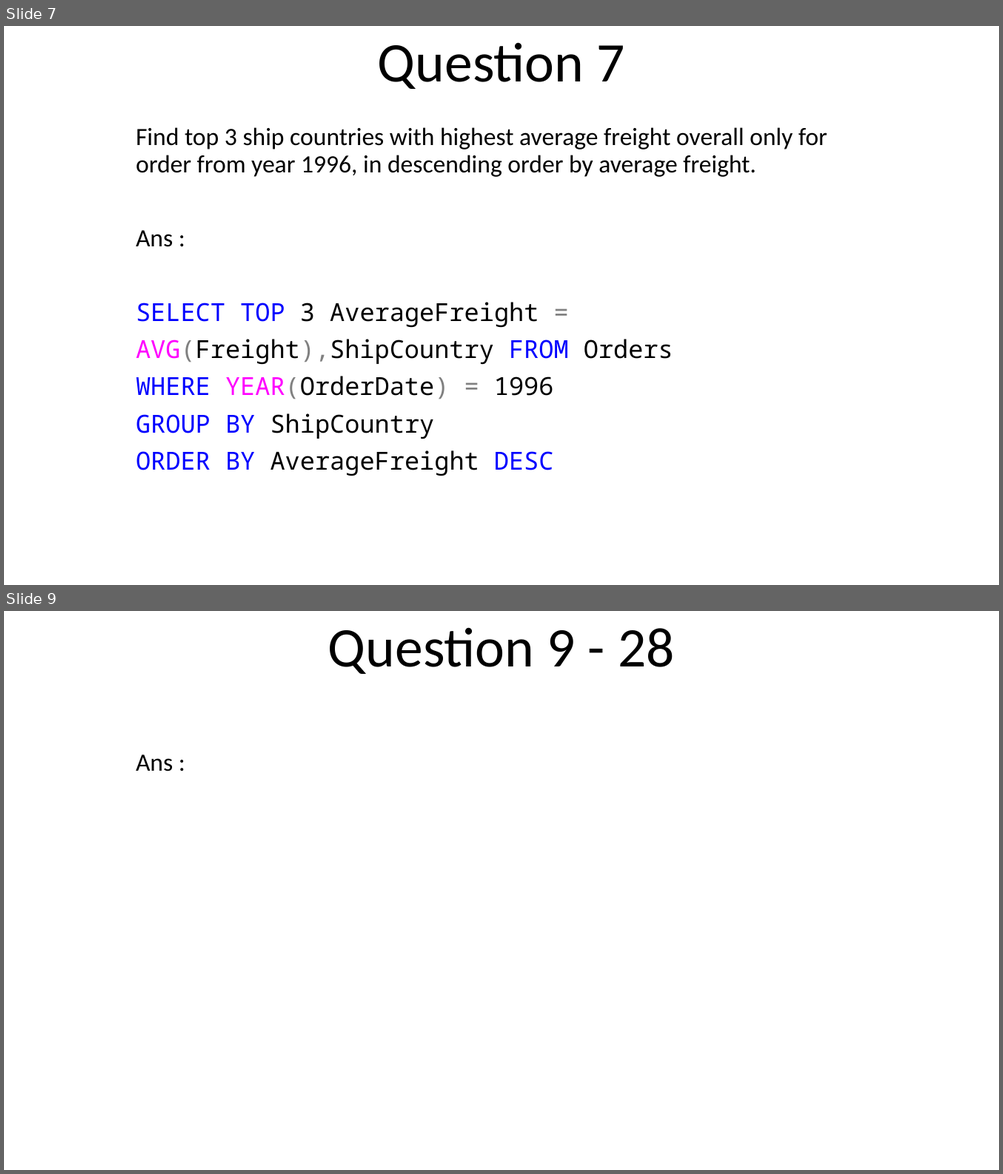
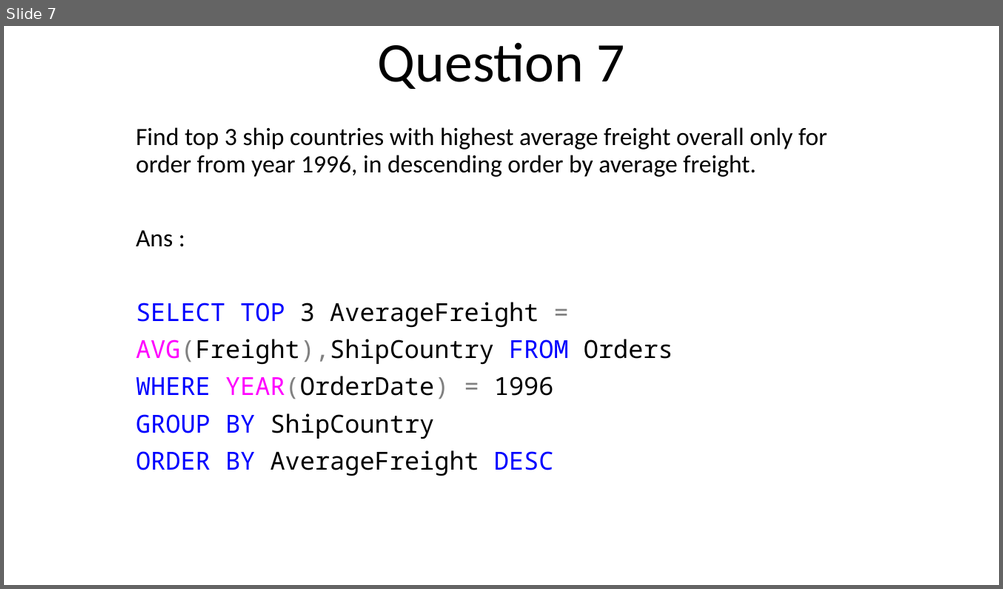
Before and after one commit to KaustubhSathe/sql-challenges, a slide deck: 3. Northwind Challenges/Intermediate-Problems.pptm. Shown one above the other, each under a label of ours: slides 7 and 9 before the commit, slide 7 after it; the slides between them are not shown. The pictures are 1003x1174 and 1003x589 pixels, drawn with LibreOffice and Linux fonts; fonts in the diff are those of the drawing. Boxes give left, top, right and bottom in pixels: in the first picture for what was removed or moved away, otherwise in the second. Text is boxed around its words. In the diff, an @@ line names an element or a change of style, - is before the commit and + after.

```diff
--- a/3. Northwind Challenges/Intermediate-Problems.pptm
+++ b/3. Northwind Challenges/Intermediate-Problems.pptm
@@ slide 9 removed at [4, 611, 999, 1170], background #FFFFFF @@
@@ title removed at [328, 627, 674, 674] @@
-Question 9 - 28
@@ subtitle removed at [136, 755, 173, 772] @@
-Ans :
```
Also in this commit, not shown: 3 slides changed, 1 other slide removed, 4 other files.
